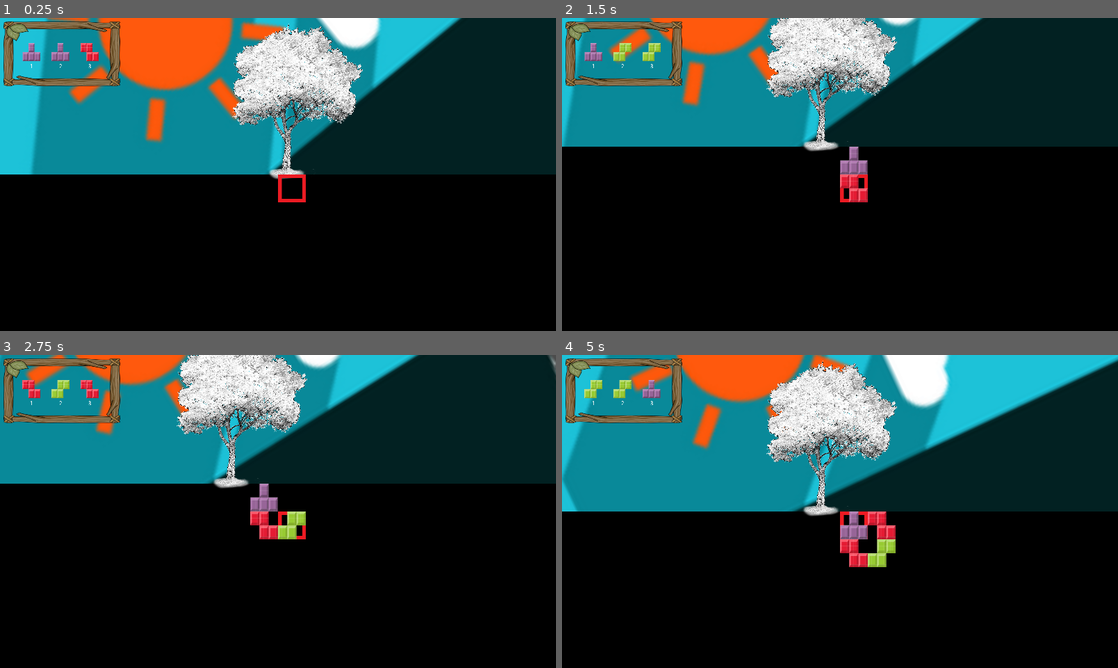
Above: before the commit, frames 1-4 (two rows, left to right).
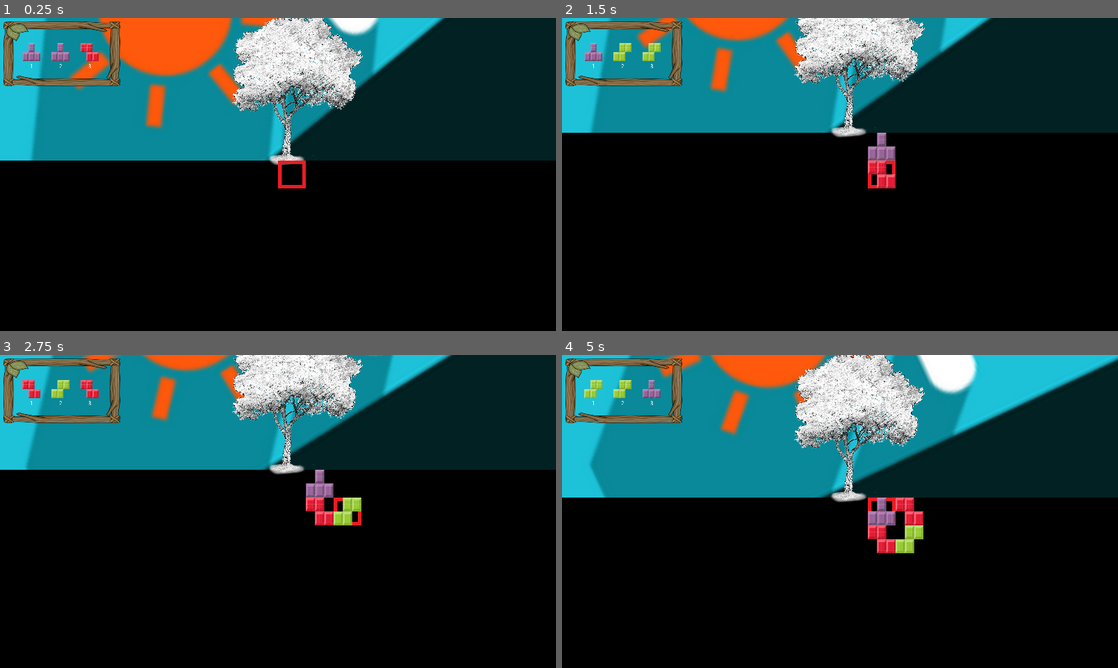
Above: after the commit, the same moments.

Repository: DEF-42/treeOfLife
Game: Godot game, scene res://Scripts/World.tscn
The game is run twice, just before and just after one commit, with the same random seed, the same clock (stepped at 60 frames per second) and the same inputs.
Inputs:
- Up to frame 1 (0.25 s): no input
- Up to frame 2 (1.5 s): hold Right (ui_right) 0.53-1.28 s; tap Keypad 1 (numpad_1) at 0.6 s; hold Down (ui_down) from 1.28 s (still down); tap Keypad 2 (numpad_2) at 1.35 s
- Up to frame 3 (2.75 s): release Down (ui_down) at 2.03 s; hold Right (ui_right) from 2.03 s (still down); tap Keypad 3 (numpad_3) at 2.1 s
- Up to frame 4 (5 s): release Right (ui_right) at 2.78 s; hold Up (ui_up) 2.78-3.53 s; tap Keypad 1 (numpad_1) at 2.85 s; hold Left (ui_left) from 3.53 s (still down); tap Keypad 2 (numpad_2) at 3.6 s; tap Keypad 3 (numpad_3) at 4.35 s

The runs differ from the first frame. In frame 1, 15% of the frame differs, in the area x 0-100%, y 0-59%; in frame 2, 17%; in frame 3, 20%; in frame 4, 20%, in the area x 0-100%, y 0-68%.

Commit message:
fix camera x axis

Diff:
--- a/Scenes/Underground/Grid.tscn
+++ b/Scenes/Underground/Grid.tscn
@@ -2,7 +2,7 @@
 
 [ext_resource path="res://Scripts/Underground/GridSelector.gd" type="Script" id=1]
 [ext_resource path="res://Assets/Underground/grid_selector.png" type="Texture" id=2]
-[ext_resource path="res://Scenes/Underground/Grid.gd" type="Script" id=3]
+[ext_resource path="res://Scripts/Underground/Grid.gd" type="Script" id=3]
 
 [node name="Grid" type="Node2D"]
 script = ExtResource( 3 )
@@ -16,4 +16,7 @@
 centered = false
 
 [node name="Camera2D" type="Camera2D" parent="GridKinematic"]
+offset = Vector2( 40, 40 )
 current = true
+limit_left = -40
+limit_right = 1560
Renamed: Scenes/Underground/Grid.gd -> Scripts/Underground/Grid.gd
